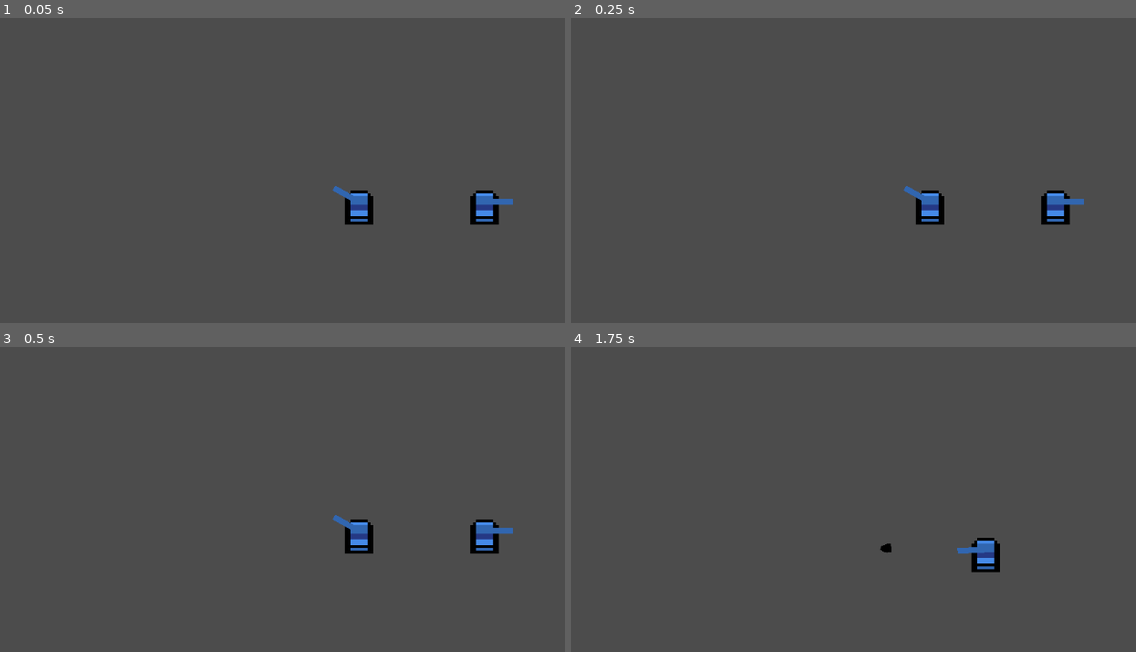
Above: before the commit, frames 1-4 (two rows, left to right).
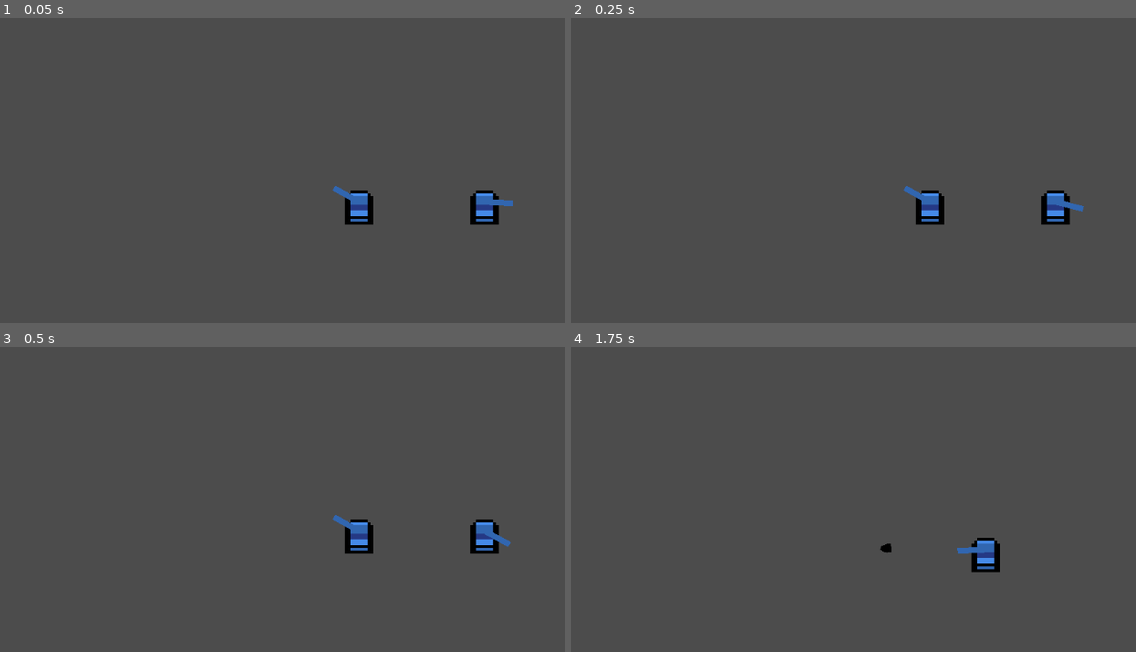
Above: after the commit, the same moments.

Repository: jpcerrone/TanksGodot
Game: Godot game, scene res://scenes/Main.tscn
The game is run twice, just before and just after one commit, with the same random seed, the same clock (stepped at 60 frames per second) and the same inputs. The engine's default icon, where the game draws it, is replaced by a stand-in: a white triangle on a blue panel in a dark square.
Inputs (mouse positions are in pixels of both pictures, inside the frame that each line leads up to):
- Up to frame 1 (0.05 s): no input
- Up to frame 2 (0.25 s): no input
- Up to frame 3 (0.5 s): no input
- Up to frame 4 (1.75 s): tap Enter at 0.5 s; move the mouse to (1079, 520) at 0.52 s; hold D (move_right) 0.53-1.28 s; click (1079, 520) at 0.6 s; move the mouse to (774, 563) at 1.27 s; hold S (move_down) from 1.28 s (still down); click (774, 563) at 1.35 s

The runs differ from the first frame. In frame 1, less than 0.1% of the frame differs, in the area x 86-91%, y 59-62%; in frame 2, 0.1%; in frame 3, 0.2%, in the area x 85-91%, y 59-66%; in frame 4, nothing differs.

Commit message:
added basic logic for grey tank

Diff:
--- /dev/null
+++ b/scenes/GreyTank.gd
@@ -0,0 +1,27 @@
+extends "res://scripts/Tank.gd"
+
+var rotationDirection = 1
+var rng = RandomNumberGenerator.new()
+# Declare member variables here. Examples:
+# var a = 2
+# var b = "text"
+
+
+# Called when the node enters the scene tree for the first time.
+func _ready():
+	pass # Replace with function body.
+
+func _physics_process(delta):
+	$Cannon.rotation += delta * rotationDirection
+
+# Called every frame. 'delta' is the elapsed time since the previous frame.
+#func _process(delta):
+#	pass
+
+
+func _on_Timer_timeout():
+	shoot()
+
+func _on_ChangeDirectionTimer_timeout():
+	rotationDirection = -rotationDirection
+	$ChangeDirectionTimer.wait_time = rng.randf_range(0, 5.0)
--- /dev/null
+++ b/scenes/GreyTank.tscn
@@ -0,0 +1,17 @@
+[gd_scene load_steps=3 format=2]
+
+[ext_resource path="res://scenes/Tank.tscn" type="PackedScene" id=1]
+[ext_resource path="res://scenes/GreyTank.gd" type="Script" id=2]
+
+[node name="GreyTank" instance=ExtResource( 1 )]
+script = ExtResource( 2 )
+
+[node name="Timer" type="Timer" parent="." index="5"]
+wait_time = 5.0
+autostart = true
+
+[node name="ChangeDirectionTimer" type="Timer" parent="." index="6"]
+autostart = true
+
+[connection signal="timeout" from="Timer" to="." method="_on_Timer_timeout"]
+[connection signal="timeout" from="ChangeDirectionTimer" to="." method="_on_ChangeDirectionTimer_timeout"]
--- a/scenes/Main.tscn
+++ b/scenes/Main.tscn
@@ -1,6 +1,6 @@
 [gd_scene load_steps=7 format=2]
 
-[ext_resource path="res://scenes/Tank.tscn" type="PackedScene" id=1]
+[ext_resource path="res://scenes/GreyTank.tscn" type="PackedScene" id=1]
 [ext_resource path="res://scenes/PlayerTank.tscn" type="PackedScene" id=2]
 [ext_resource path="res://sprites/icon.png" type="Texture" id=4]
 [ext_resource path="res://scripts/Main.gd" type="Script" id=5]
@@ -46,7 +46,7 @@
 visible = false
 texture = ExtResource( 4 )
 
-[node name="Tank" parent="." instance=ExtResource( 1 )]
+[node name="PlayerTank" parent="." instance=ExtResource( 2 )]
+
+[node name="GreyTank" parent="." instance=ExtResource( 1 )]
 position = Vector2( 700, 293.146 )
-
-[node name="PlayerTank" parent="." instance=ExtResource( 2 )]
--- a/scripts/Bullet.gd
+++ b/scripts/Bullet.gd
@@ -13,12 +13,11 @@
 	position = initialPosition
 	self.velocity = initialVelocity
 	currentRebounds = 0
-	add_to_group("liveBullets")
 	self.rotation = initialVelocity.angle()
 
 func destroy():
-	if (get_tree().get_nodes_in_group("liveBullets").has(self)):
-		remove_from_group("liveBullets")
+	if (get_tree().get_nodes_in_group("playerBullets").has(self)):
+		remove_from_group("playerBullets")
 	queue_free()
 
 # Called every frame. 'delta' is the elapsed time since the previous frame.
--- a/scripts/Main.gd
+++ b/scripts/Main.gd
@@ -29,5 +29,5 @@
 		tankDirection = $PlayerTank.Direction.RIGHT
 	$PlayerTank.move(delta, tankDirection)
 
-	if (get_tree().get_nodes_in_group("liveBullets").size() < maxBullets) && Input.is_action_just_pressed("shoot"):
-		$PlayerTank.shoot(get_global_mouse_position())
+	if (get_tree().get_nodes_in_group("playerBullets").size() < maxBullets) && Input.is_action_just_pressed("shoot"):
+		$PlayerTank.shoot()
--- a/scripts/PlayerTank.gd
+++ b/scripts/PlayerTank.gd
@@ -4,5 +4,12 @@
 func _ready():
 	pass # Replace with function body.
 
-func destroy():
+func destroy(): #redefines destroy
 	get_tree().quit()
+
+func shoot(): #redefines shoot
+	var bullet = Bullet.instance()
+	bullet.add_to_group("playerBullets")
+	var canonTipPosition = position + Vector2(50, 1).rotated($Cannon.rotation)
+	bullet.setup(canonTipPosition, Vector2(1,0).rotated($Cannon.rotation))
+	get_node("/root/Main").add_child(bullet)
--- a/scripts/Tank.gd
+++ b/scripts/Tank.gd
@@ -131,11 +131,10 @@
 func rotateCannon(angle):
 	$Cannon.rotation = angle
 
-func shoot(target):
-	var bullet
-	bullet = Bullet.instance()
+func shoot():
+	var bullet = Bullet.instance()
 	var canonTipPosition = position + Vector2(50, 1).rotated($Cannon.rotation)
-	bullet.setup(canonTipPosition, (target - position).normalized())
+	bullet.setup(canonTipPosition, Vector2(1,0).rotated($Cannon.rotation))
 	get_node("/root/Main").add_child(bullet)
 
 func destroy():
